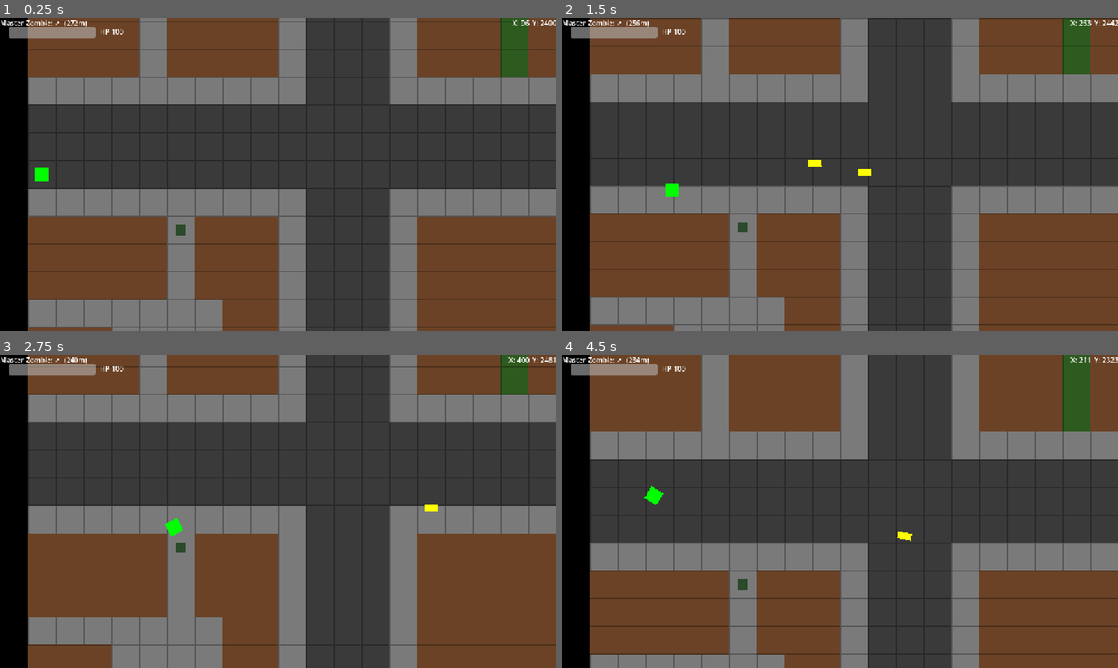
Above: before the commit, frames 1-4 (two rows, left to right).
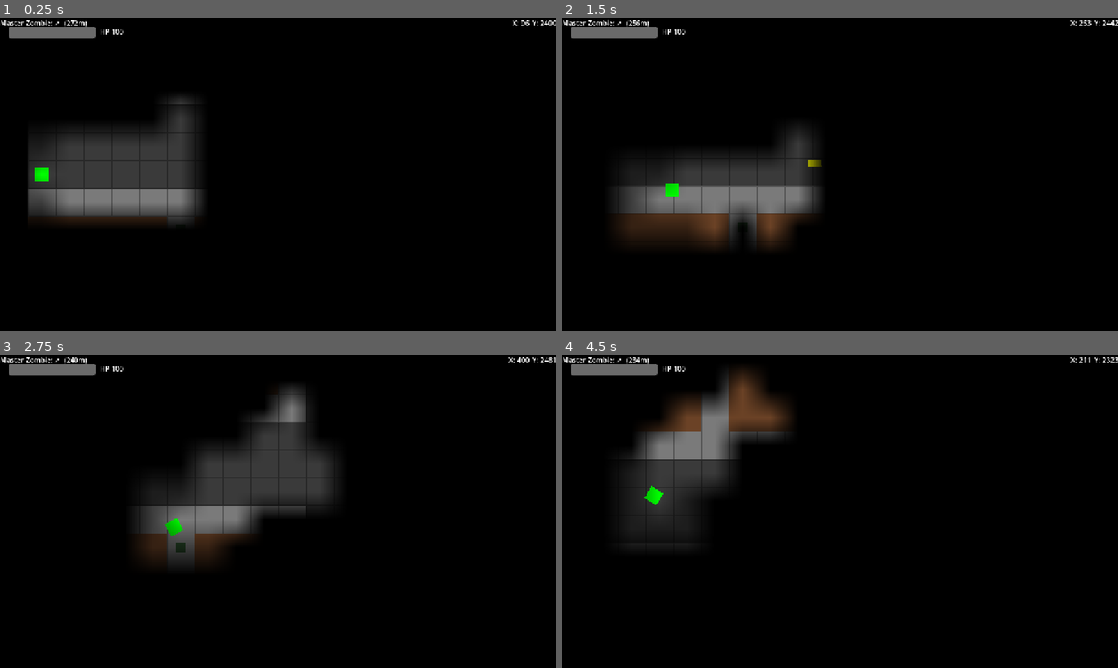
Above: after the commit, the same moments.

Repository: MKBSP/Zombie-game
Game: Godot game, scene res://scenes/world/world.tscn
Two runs of this game, one before a commit and one after it. Both use one fixed random seed, a clock stepped at 60 frames per second and the inputs below.
Inputs (mouse positions are in pixels of both pictures, inside the frame that each line leads up to):
- Up to frame 1 (0.25 s): no input
- Up to frame 2 (1.5 s): tap Enter (ui_accept) at 0.5, 0.77 s; move the mouse to (962, 158) at 0.52 s; hold D (move_right) 0.53-1.28 s; tap R at 0.6, 1.35 s; click (962, 158) at 0.67 s; move the mouse to (728, 190) at 1.27 s; hold S (move_down) from 1.28 s (still down)
- Up to frame 3 (2.75 s): tap Enter (ui_accept) at 1.52 s; move the mouse to (333, 442) at 2.02 s; release S (move_down) at 2.03 s; hold D (move_right) from 2.03 s (still down); tap R at 2.1 s
- Up to frame 4 (4.5 s): move the mouse to (812, 574) at 2.77 s; release D (move_right) at 2.78 s; hold W (move_up) 2.78-3.53 s; tap R at 2.85, 3.6, 4.35 s; click (812, 574) at 2.92 s; tap Enter (ui_accept) at 3.02, 3.77 s; move the mouse to (1006, 558) at 3.52 s; hold A (move_left) from 3.53 s (still down); move the mouse to (673, 464) at 4.27 s

The runs differ from the first frame. In frame 1, 88% of the frame differs, in the area x 5-100%, y 0-100%; in frame 2, 90%; in frame 3, 89%; in frame 4, 90%.

Commit message:
finally got the shooter fog of war to work

Diff:
--- a/scenes/world/world.gd
+++ b/scenes/world/world.gd
@@ -5,7 +5,7 @@
 @onready var ground_layer: TileMapLayer = $GroundLayer
 @onready var building_layer: TileMapLayer = $BuildingLayer
 @onready var prop_scatter: Node = $PropScatter
-@onready var shooter_fog_rect: TextureRect = $HUDLayer/ShooterFogRect
+@onready var shooter_fog_rect: ColorRect = $HUDLayer/ShooterFogRect
 
 var shooter_scene := preload("res://scenes/shooter/shooter.tscn")
 var zombie_scene := preload("res://scenes/zombie/zombie.tscn")
@@ -54,6 +54,16 @@
 	var facing_angle: float = shooter.global_rotation
 	fog_shooter.update_visibility(shooter_tile, facing_angle)
 	fog_texture.update(fog_shooter.visibility_image)
+
+	# Update camera position in the shader
+	var camera: Camera2D = shooter.get_node("Camera2D")
+	var vp_size: Vector2 = get_viewport().get_visible_rect().size
+	var cam_center: Vector2 = camera.get_screen_center_position()
+	var cam_top_left: Vector2 = cam_center - vp_size / 2.0
+
+	var shader_material: ShaderMaterial = shooter_fog_rect.material as ShaderMaterial
+	shader_material.set_shader_parameter("camera_top_left", cam_top_left)
+	shader_material.set_shader_parameter("viewport_size", vp_size)
 
 func _create_grid() -> void:
 	var grid := GridDrawer.new()
--- a/scenes/world/world.tscn
+++ b/scenes/world/world.tscn
@@ -12,11 +12,13 @@
 [ext_resource type="PackedScene" uid="uid://iwyenmim4kk8" path="res://scenes/props/prop_statue.tscn" id="9_dlabj"]
 [ext_resource type="PackedScene" uid="uid://d25x7v3pwjerr" path="res://scenes/props/prop_dumpster.tscn" id="10_srmg5"]
 
-[sub_resource type="ShaderMaterial" id="ShaderMaterial_dlabj"]
+[sub_resource type="ShaderMaterial" id="ShaderMaterial_gb53w"]
 shader = ExtResource("2_5qq27")
 shader_parameter/grid_w = 47.0
 shader_parameter/grid_h = 47.0
 shader_parameter/tile_size = 64.0
+shader_parameter/camera_top_left = Vector2(0, 0)
+shader_parameter/viewport_size = Vector2(1280, 720)
 
 [node name="World" type="Node2D" unique_id=907865207]
 script = ExtResource("1_rvrav")
@@ -35,16 +37,14 @@
 [node name="HUDLayer" type="CanvasLayer" parent="." unique_id=1253927125]
 layer = 20
 
-[node name="ShooterFogRect" type="TextureRect" parent="HUDLayer" unique_id=1069173936]
-material = SubResource("ShaderMaterial_dlabj")
-anchors_preset = -1
+[node name="ShooterFogRect" type="ColorRect" parent="HUDLayer" unique_id=1698260855]
+material = SubResource("ShaderMaterial_gb53w")
+anchors_preset = 15
 anchor_right = 1.0
 anchor_bottom = 1.0
-offset_right = 1280.0
-offset_bottom = 720.0
 grow_horizontal = 2
 grow_vertical = 2
-expand_mode = 1
+color = Color(0, 0, 0, 1)
 
 [node name="HUD" type="Control" parent="HUDLayer" unique_id=2136232874]
 layout_mode = 3
--- a/scripts/fog_shooter.gd
+++ b/scripts/fog_shooter.gd
@@ -98,12 +98,10 @@
 	var perp := Vector2(-dir.y, dir.x)  # perpendicular to facing direction
 
 	for depth in range(1, CONE_DEPTH + 1):
-		# Width at this depth: linearly interpolate from 0.5 at depth 1 to 1.5 at depth 5
 		var half_w: float = 0.5 + (CONE_HALF_WIDTH - 0.5) * float(depth - 1) / float(CONE_DEPTH - 1)
 
-		# Sample across the width at this depth
-		# Use enough samples to not miss tiles
-		var sample_count: int = int(ceil(half_w * 2.0)) + 1
+		# Use many more samples to eliminate gaps — 2 samples per tile width minimum
+		var sample_count: int = int(ceil(half_w * 4.0)) + 3
 		for s in range(sample_count):
 			var offset: float = -half_w + (half_w * 2.0) * float(s) / float(max(sample_count - 1, 1))
 			var world_offset: Vector2 = dir * float(depth) + perp * offset
--- a/shader/fog_of_war.gdshader
+++ b/shader/fog_of_war.gdshader
@@ -1,27 +1,23 @@
 shader_type canvas_item;
 
-// The 47x47 visibility texture (red channel = visibility level)
 uniform sampler2D visibility_tex : filter_linear, repeat_disable;
-
-// Grid dimensions in tiles
 uniform float grid_w = 47.0;
 uniform float grid_h = 47.0;
-
-// Tile size in pixels
 uniform float tile_size = 64.0;
 
+// Camera info — set every frame from world.gd
+uniform vec2 camera_top_left = vec2(0.0, 0.0);
+uniform vec2 viewport_size = vec2(1280.0, 720.0);
+
 void fragment() {
-    // Convert screen UV to tile-space UV
-    // The TextureRect covers the full map (grid_w * tile_size x grid_h * tile_size)
-    // UV goes 0..1 across the TextureRect, which maps to 0..grid_w tiles
-    vec2 tile_uv = UV;
+    // Convert screen UV to world pixel position
+    vec2 world_pixel = camera_top_left + UV * viewport_size;
 
-    // Sample the visibility texture with linear filtering (smooth between tiles)
+    // Convert world pixel to tile UV (0..1 across the grid)
+    vec2 tile_uv = world_pixel / (vec2(grid_w, grid_h) * tile_size);
+
+    // Sample visibility
     float vis = texture(visibility_tex, tile_uv).r;
 
-    // Black fog with alpha based on inverse visibility
-    // vis = 0 → fully opaque black (fog)
-    // vis = 0.5 → 50% opaque black (dim)
-    // vis = 1.0 → fully transparent (lit)
     COLOR = vec4(0.0, 0.0, 0.0, 1.0 - vis);
 }
